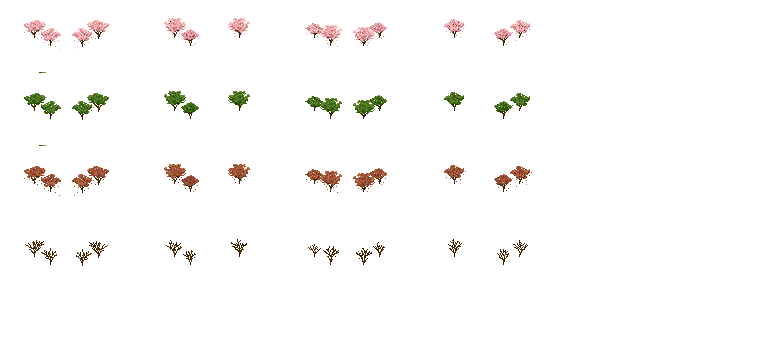
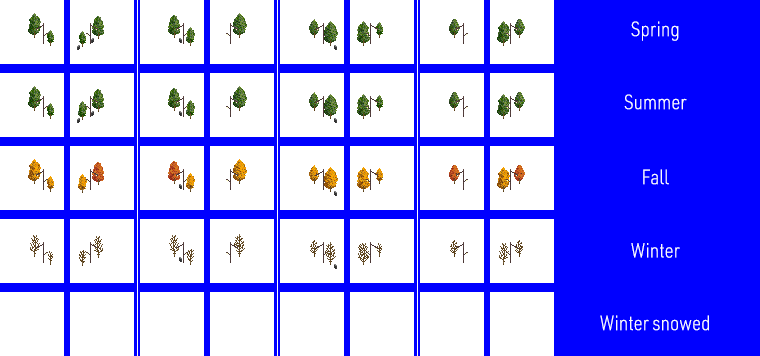
Layers edited between the first and the second 760 x 356 image:
hid group "Sakura" (9 layers) over [left=1, top=17, right=550, bottom=277]
hid group "Back" (4 layers) over [left=24, top=18, right=532, bottom=266]
showed "Layer 1" over [left=0, top=0, right=760, bottom=356]
